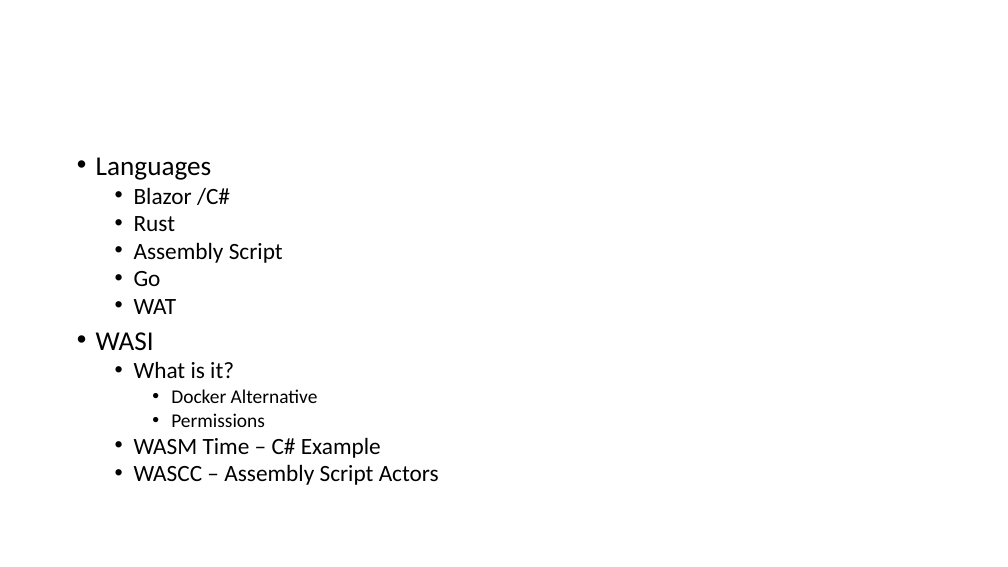
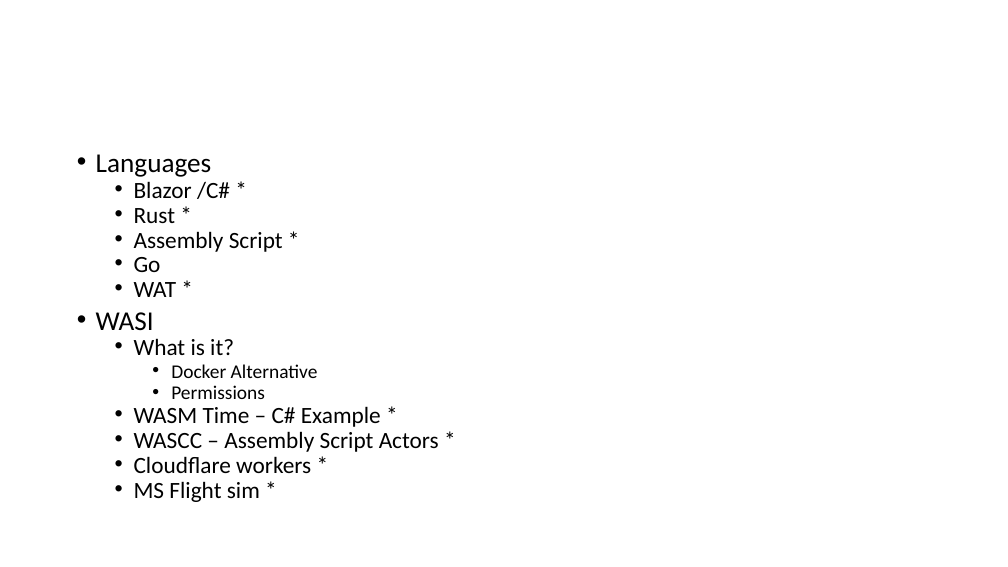
Before and after one commit to beolson/Presentations-WASM, a slide deck: slide 1 of Presentation.pptx. Drawn at 1008x567 pixels with LibreOffice and Linux fonts; fonts in the diff are those of the drawing. Boxes give left, top, right and bottom in pixels: in the first picture for what was removed or moved away, otherwise in the second. Text is boxed around its words. In the diff, an @@ line names an element or a change of style, - is before the commit and + after.

Commit message:
working on examples

```diff
--- a/Presentation.pptx
+++ b/Presentation.pptx
@@ text at (96, 154, 318, 399): line spacing 0.8 to 0.7 @@
@@ text at (134, 181, 283, 252): text changed @@
-  • Blazor /C#
-  • Rust
-  • Assembly Script
+  • Blazor /C# *
+  • Rust *
+  • Assembly Script *
@@ text at (134, 282, 177, 297): text changed @@
-  • WAT
+  • WAT *
@@ text at (134, 406, 439, 502): text changed @@
-  • WASM Time – C# Example
-  • WASCC – Assembly Script Actors
+  • WASM Time – C# Example *
+  • WASCC – Assembly Script Actors *
+  • Cloudflare workers *
+  • MS Flight sim *
```
Also in this commit, not shown: 13 other files.
